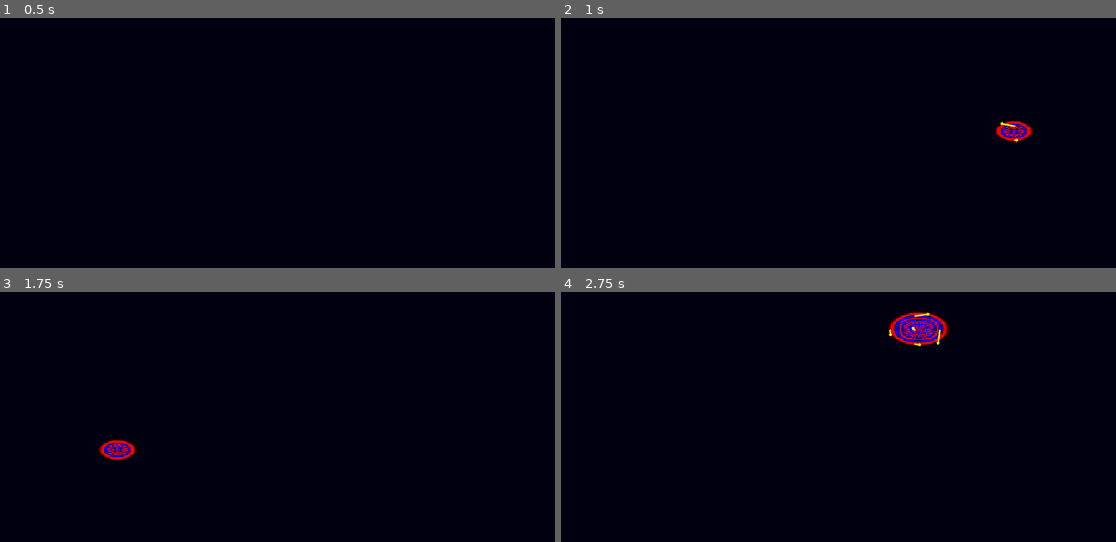
Above: before the commit, frames 1-4 (two rows, left to right).
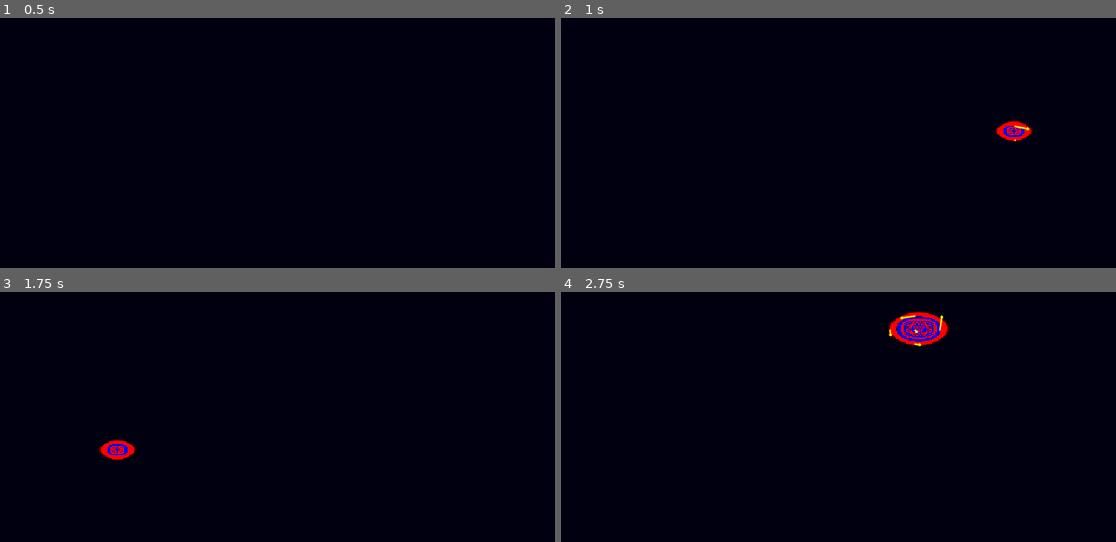
Above: after the commit, the same moments.

Repository: mjXmsdgh/Maxwellsequations
Game: Godot game, scene res://scene/main.tscn
The game is run twice, just before and just after one commit, with the same random seed, the same clock (stepped at 60 frames per second) and the same inputs. The project has no main scene, so this scene is started directly.
Inputs (mouse positions are in pixels of both pictures, inside the frame that each line leads up to):
- Up to frame 1 (0.5 s): no input
- Up to frame 2 (1 s): tap Enter at 0.5 s; move the mouse to (1016, 130) at 0.52 s; tap R at 0.6 s; click (1016, 130) at 0.67 s
- Up to frame 3 (1.75 s): move the mouse to (116, 449) at 1.27 s; tap R at 1.35 s; click (116, 449) at 1.42 s
- Up to frame 4 (2.75 s): move the mouse to (916, 329) at 2.02 s; tap R at 2.1 s; click (916, 329) at 2.17 s

Frame 1 is identical in both runs. In frame 2, 0.3% of the frame differs, in the area x 78-85%, y 41-50%; in frame 3, 0.3%; in frame 4, 0.9%, in the area x 59-70%, y 8-22%.

Commit message:
Add continuous source placement with mouse hold
Moved wave source addition from input event to _physics_process to allow adding sources by holding the left mouse button. The R key reset remains event-based. This enables more intuitive and responsive interaction for users.

Diff:
--- a/script/main_controller.gd
+++ b/script/main_controller.gd
@@ -40,6 +40,14 @@
 	# 1. 毎フレーム、計算を1ステップ進めるようエンジンに命令する
 	engine.step(delta)
 
+	# 2. マウスの左ボタンが「押されている」状態かを毎フレームチェックする
+	if Input.is_mouse_button_pressed(MOUSE_BUTTON_LEFT):
+		var grid_pos = get_mouse_grid_pos()
+		if grid_pos != FDTDSimulator.INVALID_GRID_POS:
+			# グリッド座標に波源を追加するようエンジンに命令する
+			engine.add_source(grid_pos.x, grid_pos.y, 5.0) # 強さは仮に5.0
+			# print("Source added at grid position ", grid_pos) # 毎フレーム出力されるためコメントアウト推奨
+
 	# # --- デバッグ用: 計算結果の発散をチェック ---
 	# # PackedFloat32Arrayにはmin()/max()がないため、手動で値を探します。
 	# var min_val = INF
@@ -48,9 +56,6 @@
 	# 	min_val = min(min_val, val)
 	# 	max_val = max(max_val, val)
 	# print("Ez min: ", min_val, ", Ez max: ", max_val)
-
-	# 2. 動作確認用（毎フレーム出力されるので、確認後はコメントアウト推奨）
-	# print("MainController: Physics Processing frame...")
 
 # マウスのグローバル座標をグリッド座標に変換するヘルパー関数
 func get_mouse_grid_pos() -> Vector2i:
@@ -71,15 +76,7 @@
 
 # 何か入力があったときに呼ばれる
 func _input(event):
-	# 1. 入力が「マウスボタンのクリック」かどうかを判定する
-	if event is InputEventMouseButton and event.pressed and event.button_index == MOUSE_BUTTON_LEFT:
-		var grid_pos = get_mouse_grid_pos()
-		if grid_pos != FDTDSimulator.INVALID_GRID_POS:
-			# 2. もし左クリックなら、そのグリッド座標に波源を追加するようエンジンに命令する
-			engine.add_source(grid_pos.x, grid_pos.y, 5.0) # 強さは仮に5.0
-			print("MainController: Source added at grid position ", grid_pos)
-
-	# 3. Rキーが押されたらリセット処理を呼び出す
+	# Rキーによるリセット処理はイベントベースのまま残す
 	if event is InputEventKey and event.pressed and not event.is_echo():
 		if event.keycode == KEY_R:
 			engine.reset()
